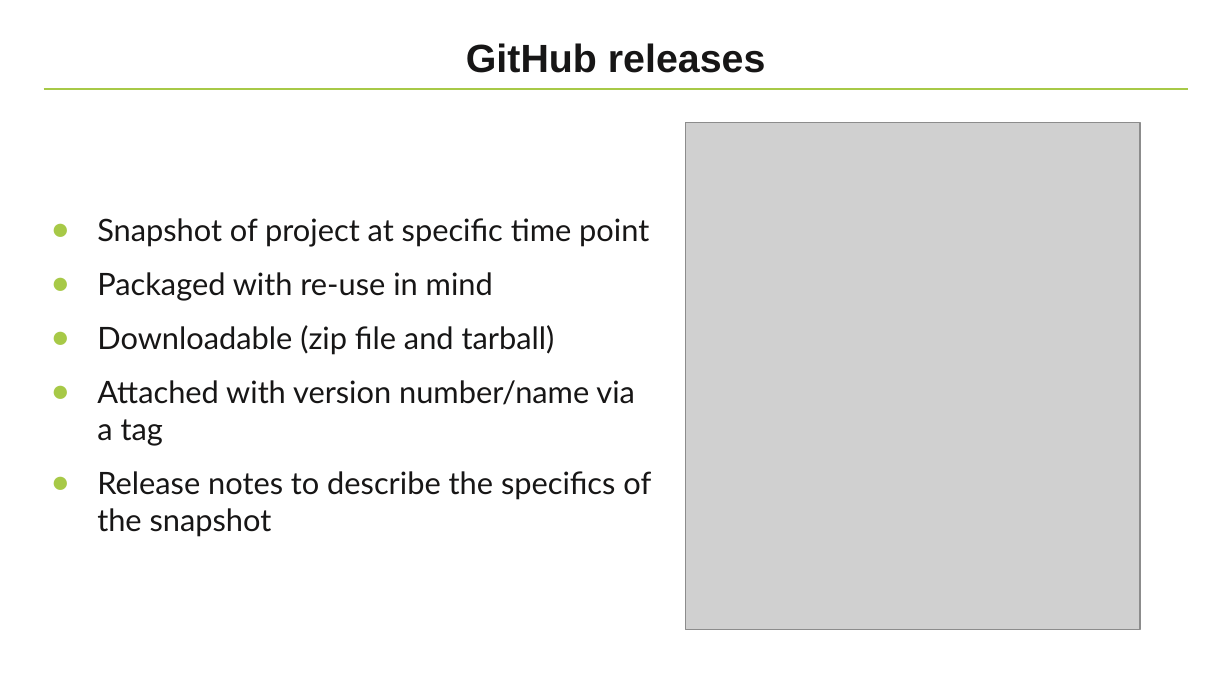
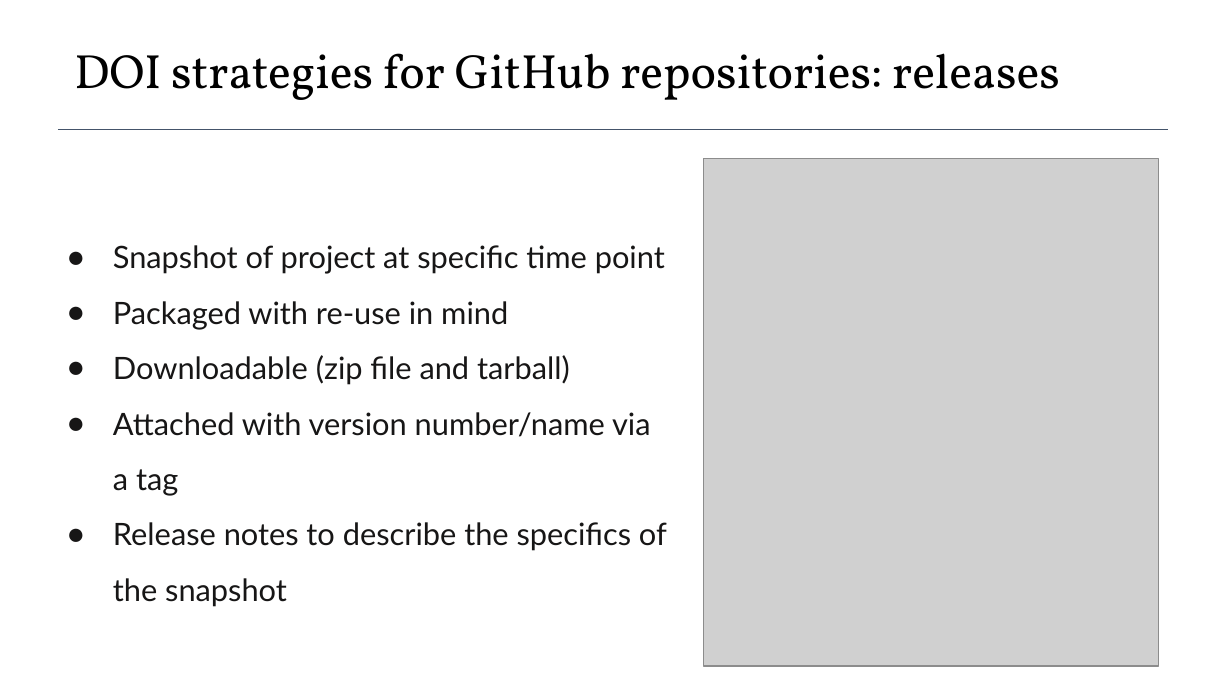
Before and after one commit to elixir-europe-training/ELIXIR-TrP-FAIR-Material-By-Design, a slide deck: slide 14 of docs/supplementary/presentations/ch_08_Unique_identifiers/Session 8 - Unique identifiers for training materials.pptx (slide 13 before the commit). Drawn at 1232x693 pixels with LibreOffice and Linux fonts; fonts in the diff are those of the drawing; grey boxes stand for pictures; background and template pictures are left out. Boxes give left, top, right and bottom in pixels: in the first picture for what was removed or moved away, otherwise in the second. Text is boxed around its words. In the diff, an @@ line names an element or a change of style, - is before the commit and + after.

```diff
--- a/docs/supplementary/presentations/ch_08_Unique_identifiers/Session 8 - Unique identifiers for training materials.pptx
+++ b/docs/supplementary/presentations/ch_08_Unique_identifiers/Session 8 - Unique identifiers for training materials.pptx
@@ text at bbox=[74, 53, 1060, 100]: text changed; size 23 to 28.1 pt; font Arial to Vollkorn; text colour #171616 to #000000; bold off @@
-GitHub releases
+DOI strategies for GitHub repositories: releases
@@ line removed from (43, 89) to (1189, 89) @@
@@ line added from (58, 129) to (1168, 129), #44546A 0.56 pt @@
@@ picture: place and size @@
-picture at bbox=[685, 122, 1140, 630]
+picture at bbox=[703, 159, 1158, 667]
@@ text "Snapshot of project at specific ...": place and size @@
-text "Snapshot of project at specific ..." at bbox=[97, 218, 651, 537]
+text "Snapshot of project at specific ..." at bbox=[113, 245, 667, 607]
@@ text "Snapshot of project at specific ..." at bbox=[113, 245, 667, 607]: line spacing 1 to 1.5; bullet colour #A7C947 to #171616; less space between paragraphs @@
```
Also in this commit, not shown: 11 other slides changed, 6 slides added, 4 slides removed, 3 other files.
